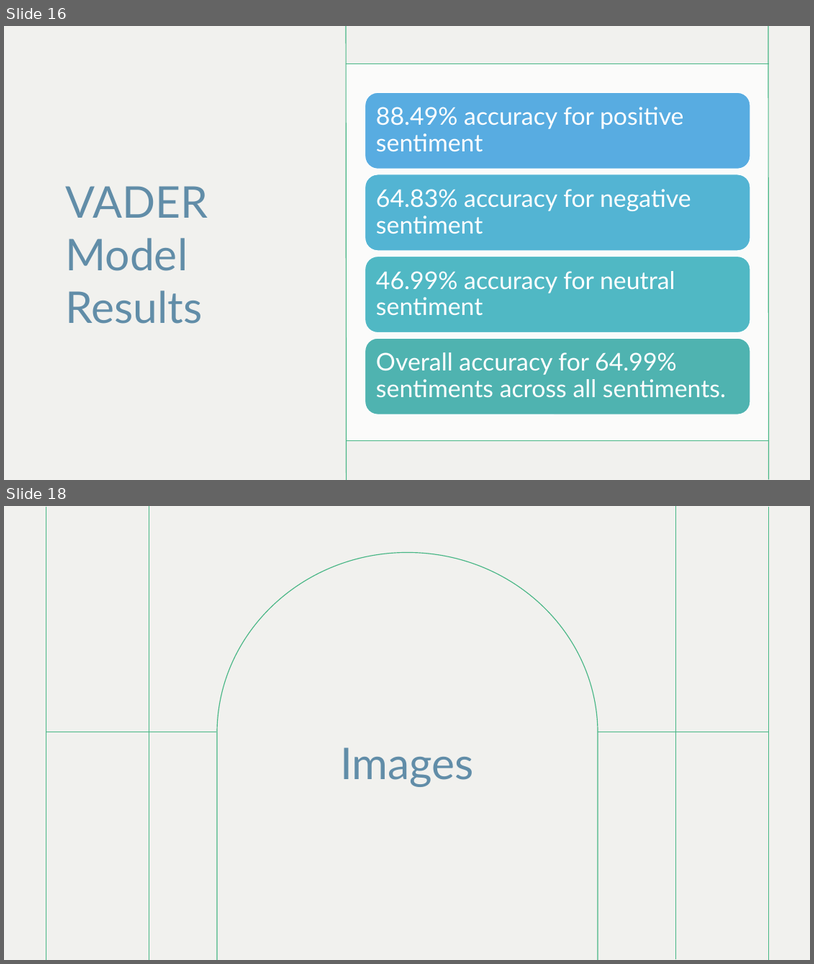
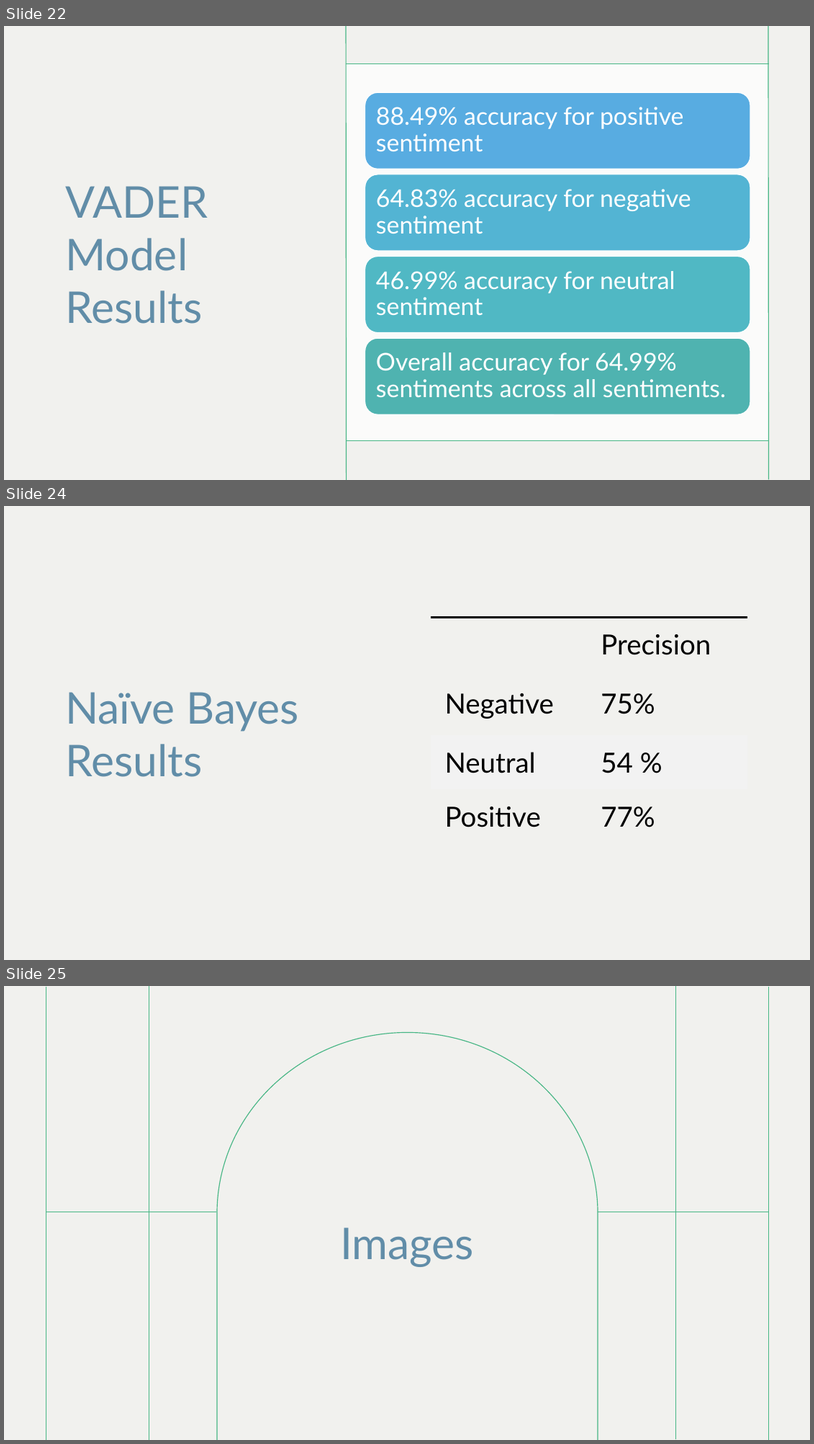
Before and after one commit to bethelike98/ENTITY-Final-Project, a slide deck: Presentation/DS Final Project Presentation.pptx. Shown one above the other, each under a label of ours: slides 16 and 18 before the commit, slides 22, 24 and 25 after it; the slides between them are not shown. The pictures are 814x964 and 814x1444 pixels, drawn with LibreOffice and Linux fonts; fonts in the diff are those of the drawing. Boxes give left, top, right and bottom in pixels: in the first picture for what was removed or moved away, otherwise in the second. Text is boxed around its words. In the diff, an @@ line names an element or a change of style, - is before the commit and + after.

```diff
--- a/Presentation/DS Final Project Presentation.pptx
+++ b/Presentation/DS Final Project Presentation.pptx
@@ slide 24 added at bbox=[4, 506, 810, 960], background #FFFFFF; not listed: 6 template elements that a slide beside it also shows @@
@@ rectangle added at bbox=[4, 506, 810, 960], fill #F1F1EE @@
@@ table added at bbox=[431, 618, 748, 849], 4 rows, 2 columns @@
+ | Precision
+Negative | 75%
+Neutral | 54 %
+Positive | 77%
@@ title added at bbox=[65, 692, 299, 777], 52 pt, text #618DA8 @@
+Naïve Bayes Results
@@ what was slide 16 is now slide 22 @@
@@ what was slide 18 is now slide 25 @@
```
Also in this commit, not shown: 5 slides changed, 6 other slides added.
